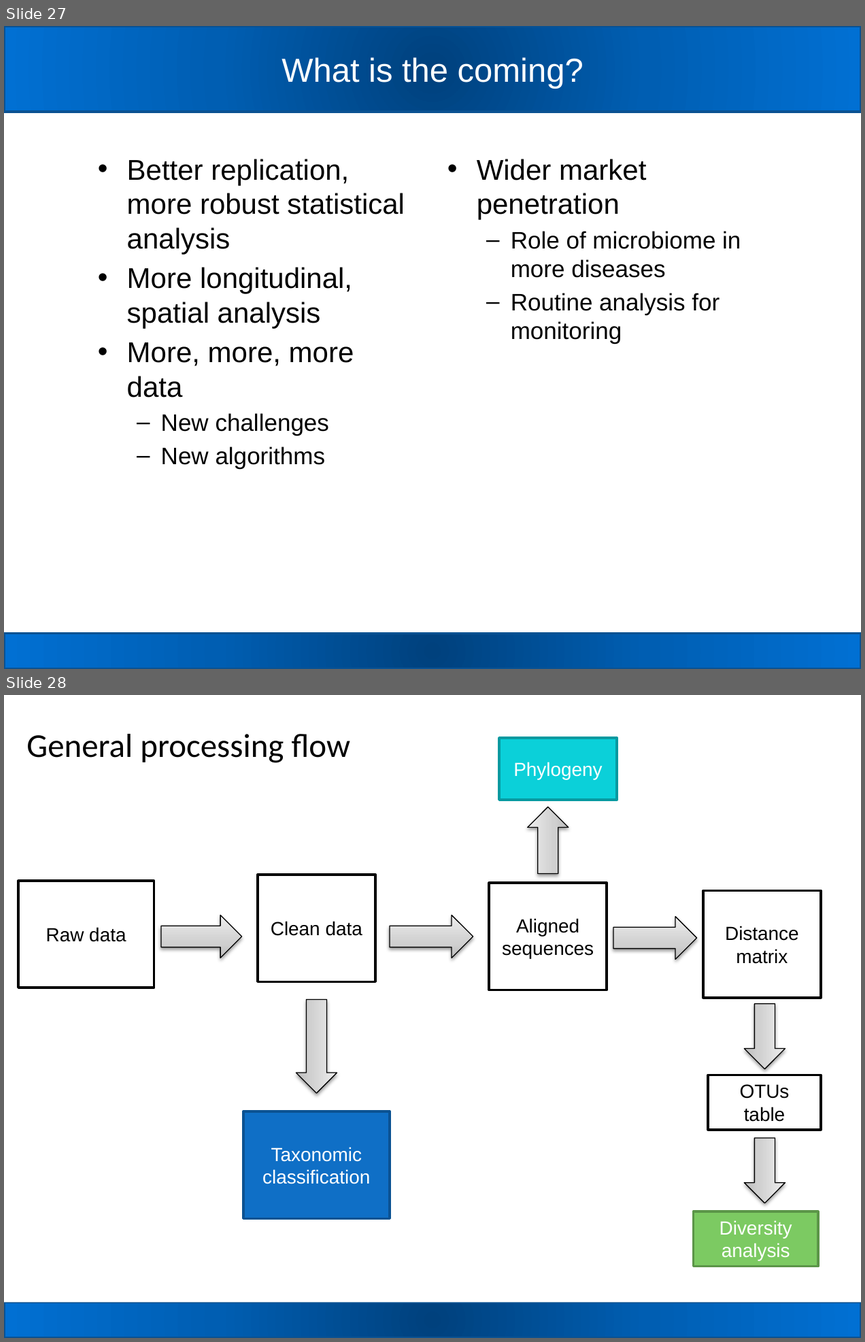
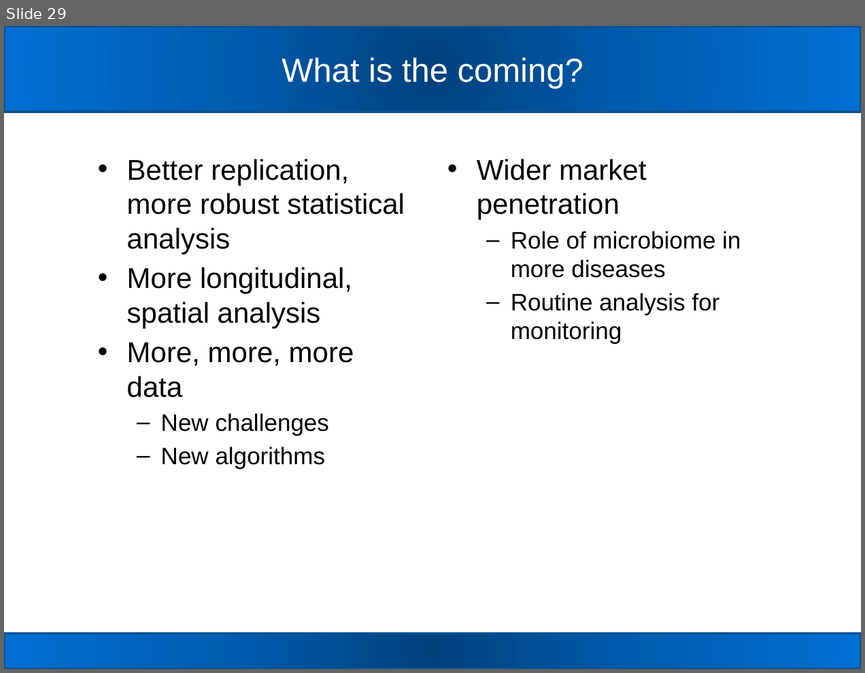
Before and after one commit to carden24/2018_Taller_Genomica_ambiental, a slide deck: W2_16S_analysis.pptx. Shown one above the other, each under a label of ours: slides 27 and 28 before the commit, slide 29 after it. The pictures are 865x1342 and 865x673 pixels, drawn with LibreOffice and Linux fonts; fonts in the diff are those of the drawing. Boxes give left, top, right and bottom in pixels: in the first picture for what was removed or moved away, otherwise in the second. Text is boxed around its words. In the diff, an @@ line names an element or a change of style, - is before the commit and + after.

```diff
--- a/W2_16S_analysis.pptx
+++ b/W2_16S_analysis.pptx
@@ slide 28 removed at [4,695,861,1338], background #FFFFFF; not listed: 2 template elements that a slide beside it also shows @@
@@ rectangle removed at [4,695,861,1302] @@
@@ text removed at [26,734,350,763] @@
-General processing flow
@@ rectangle removed at [499,738,617,800] @@
-Phylogeny
@@ right arrow removed at [528,807,568,874] @@
@@ rectangle removed at [258,874,375,981] @@
-Clean data
@@ rectangle removed at [18,881,154,987] @@
-Raw data
@@ rectangle removed at [489,883,606,989] @@
-Aligned sequences
@@ rectangle removed at [703,890,821,998] @@
-Distance matrix
@@ right arrow removed at [161,915,241,958] @@
@@ right arrow removed at [390,915,473,958] @@
@@ right arrow removed at [613,916,696,959] @@
@@ right arrow removed at [296,1000,337,1093] @@
@@ right arrow removed at [745,1004,785,1068] @@
@@ rectangle removed at [708,1074,821,1130] @@
-OTUs
-table
@@ rectangle removed at [243,1111,390,1219] @@
-Taxonomic classification
@@ right arrow removed at [745,1138,785,1203] @@
@@ rectangle removed at [693,1211,818,1266] @@
-Diversity analysis
@@ what was slide 27 is now slide 29 @@
```
Also in this commit, not shown: 7 slides changed, 5 slides added, 2 other slides removed, 2 other files.
